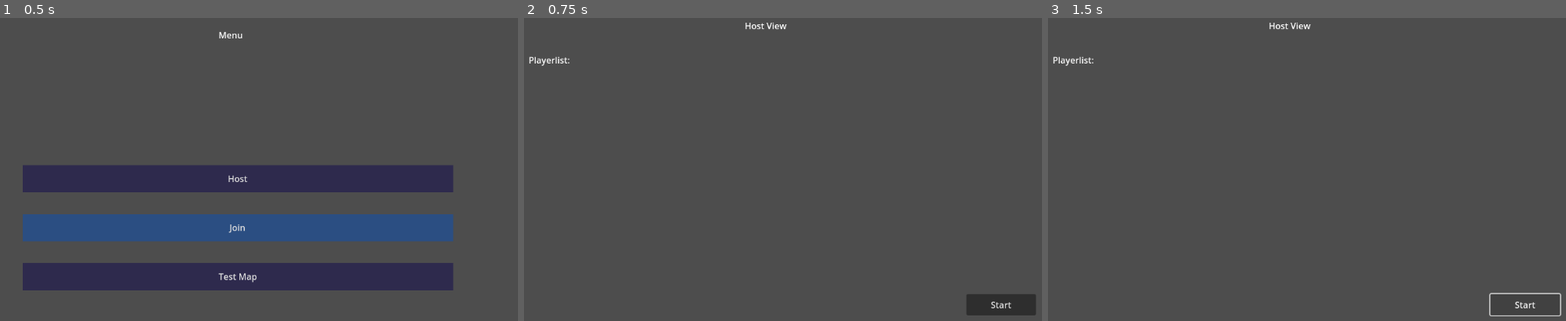
Above: before the commit, frames 1-3 (left to right).
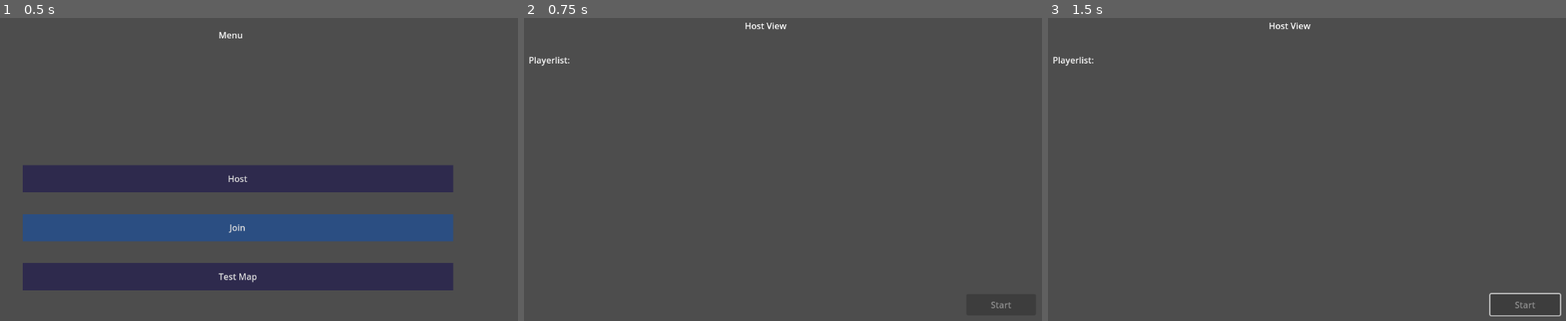
Above: after the commit, the same moments.

Repository: DragonCat4012/Shyv_Game
Game: Godot game, scene res://Scenes/menu.tscn
Two runs of this game, one before a commit and one after it. Both use one fixed random seed, a clock stepped at 60 frames per second and the inputs below.
Inputs (mouse positions are in pixels of both pictures, inside the frame that each line leads up to):
- Up to frame 1 (0.5 s): no input
- Up to frame 2 (0.75 s): click "Host" at 0.5 s
- Up to frame 3 (1.5 s): click (1524, 305) at 1.25 s, where only the run before the commit has a clickable "Start"

Frame 1 is identical in both runs. In frame 2, less than 0.1% of the frame differs, in the area x 90-94%, y 93-96%; in frame 3, less than 0.1%, in the area x 90-95%, y 93-96%.

Commit message:
Ready signal

Diff:
--- a/GamManager.gd
+++ b/GamManager.gd
@@ -98,6 +98,14 @@
 	rpc("_on_un_ready")
 	ready_peer_ids.erase(multiplayer.get_unique_id())
 
+@rpc("any_peer", "call_local")
+func _on_start_game():
+	get_tree().change_scene_to_file(SceneManager.GAMESCENE)
+
+func start_game():
+	rpc("_on_start_game")
+	get_tree().change_scene_to_file(SceneManager.GAMESCENE)
+
 # Testing idk
 @rpc("any_peer")# Any peer can call it,
 func my_func_any_peer():
--- /dev/null
+++ b/Global/SceneManager.gd
@@ -0,0 +1,6 @@
+extends Node
+
+const MENUSCENE = "res://Global/SceneManager.gd"
+const HOSTSCENE = "res://Scenes/Lobby/hostView.tscn"
+const GAMESCENE = "res://Scenes/Game/map.tscn"
+const PEERSCENE = "res://Scenes/Lobby/PeerView.tscn"
--- a/Scenes/Lobby/PeerView.tscn
+++ b/Scenes/Lobby/PeerView.tscn
@@ -26,6 +26,7 @@
 color = Color(0, 0, 0, 0.298039)
 
 [node name="PeerList" type="Label" parent="ColorRect"]
+layout_mode = 0
 offset_left = 17.0
 offset_top = 12.0
 offset_right = 272.0
--- a/Scenes/Lobby/hostView.gd
+++ b/Scenes/Lobby/hostView.gd
@@ -10,7 +10,7 @@
 var lastArr = ""
 
 func _process(delta):
-	start_button.disabled = GamManager.connected_peer_ids.size() != GamManager.ready_peer_ids.size()
+	start_button.disabled = GamManager.connected_peer_ids.size() != GamManager.ready_peer_ids.size() or GamManager.connected_peer_ids.size() == 0
 
 	#if str(GamManager.connected_peer_ids) != lastArr:
 	for child in v_box_container.get_children():
@@ -25,5 +25,7 @@
 
 		v_box_container.add_child(e)
 
+	lastArr = str(GamManager.connected_peer_ids)
 
-	lastArr = str(GamManager.connected_peer_ids)
+func _on_start_button_pressed():
+	GamManager.start_game()
--- a/Scenes/Lobby/hostView.tscn
+++ b/Scenes/Lobby/hostView.tscn
@@ -39,3 +39,5 @@
 offset_right = 1092.0
 offset_bottom = 587.0
 text = "Start"
+
+[connection signal="pressed" from="StartButton" to="." method="_on_start_button_pressed"]
--- a/Scenes/menu.gd
+++ b/Scenes/menu.gd
@@ -2,11 +2,11 @@
 
 func _on_join_button_pressed():
 	GamManager._on_join_pressed()
-	get_tree().change_scene_to_file("res://Scenes/Lobby/PeerView.tscn")
+	get_tree().change_scene_to_file(SceneManager.PEERSCENE)
 
 func _on_host_button_pressed():
 	GamManager._on_host_pressed()
-	get_tree().change_scene_to_file("res://Scenes/Lobby/hostView.tscn")
+	get_tree().change_scene_to_file(SceneManager.HOSTSCENE)
 
 func _on_test_pressed():
-	get_tree().change_scene_to_file("res://Scenes/Game/map.tscn")
+	get_tree().change_scene_to_file(SceneManager.GAMESCENE)
--- a/project.godot
+++ b/project.godot
@@ -18,6 +18,7 @@
 [autoload]
 
 GamManager="*res://GamManager.gd"
+SceneManager="*res://Global/SceneManager.gd"
 
 [input]
 
